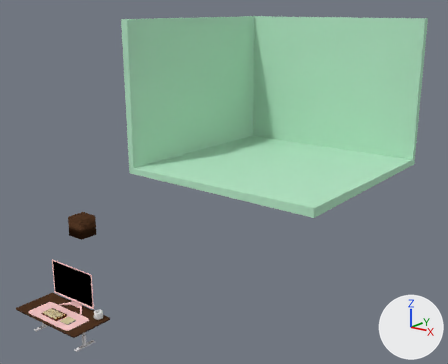
What one commit did to the Blender file Room.blend.
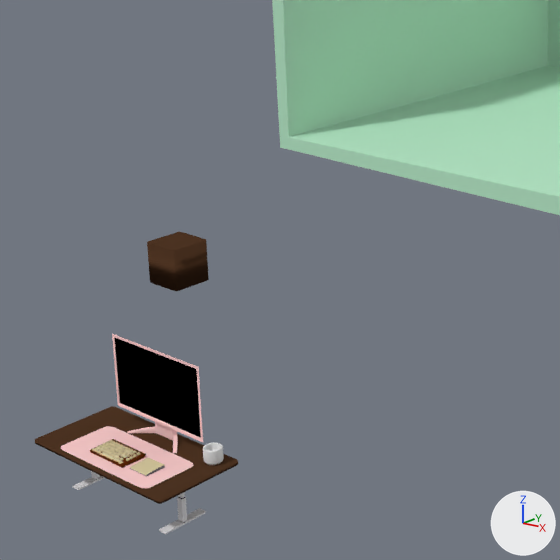
Each version appears first whole from a camera (50 mm lens) standing at (42.2, -28.5, 27.1) and looking at (-0.4, 26.4, 7.4), and next in a close-up on the part from 0% to 58% of the width and 29% to 100% of the height. The axes (+X, +Y, +Z) are drawn at lower right. The lights are the same throughout.

The older version as bpy lines, for what is in view:
```python
ob_cube_003 = bpy.data.objects.new('Cube.003', me_cube_005)
ob_cube_003.location = (-2.02, 40.07, 20.1)
ob_cube_003.scale = (-13.5, -13.5, -13.5)
ob_mat = bpy.data.objects.new('Mat', me_cube_006)
ob_mat.location = (2.53, 0.06, 2.2)
ob_mat.scale = (2.67, 1.23, 0.00688)
ob_monitor = bpy.data.objects.new('Monitor', me_cube_002)
ob_monitor.location = (0.92, 2.39, 3.92)
ob_monitor.scale = (1.9, -0.288, 1.9)
ob_pot = bpy.data.objects.new('Pot', me_cylinder_001)
ob_pot.location = (5.51, 1.84, 2.65)
ob_pot.scale = (0.378, 0.378, 0.378)
ob_table_feet = bpy.data.objects.new('Table Feet', me_cube_003)
ob_table_feet.location = (-0.31, 0.58, 0.05)
ob_table_feet.scale = (0.192, 0.984, 0.0359)
ob_table_leg = bpy.data.objects.new('Table Leg', me_cube_004)
ob_table_leg.location = (-0.32, 0.57, 1.06)
ob_table_leg.scale = (-0.131, -0.107, 0.968)
ob_table_top = bpy.data.objects.new('Table Top', me_cube)
ob_table_top.location = (2.36, 0.59, 2.11)
ob_table_top.scale = (3.87, 1.92, 0.07)
```
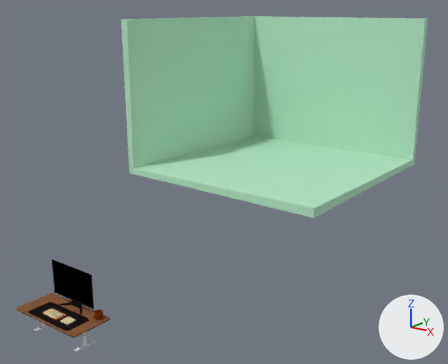
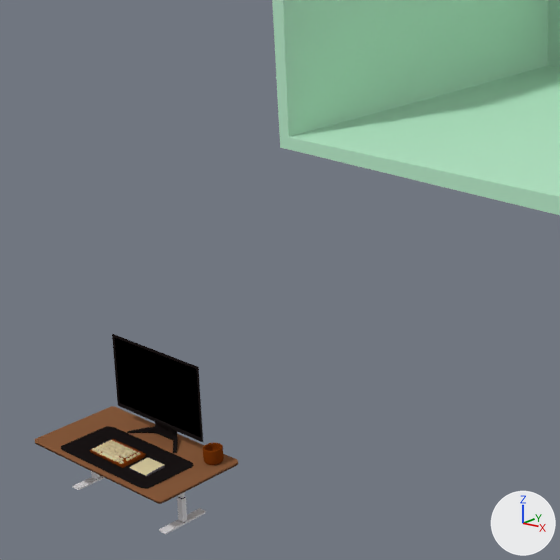
Commit message: Change Colour of 3D Element

Changed parts and their boxes [x1, y1, x2, y2] in the close-ups (560 x 560 px):
```json
{"object": "Table Top", "change": "recoloured, reshaped", "before": [35, 232, 238, 504], "after": [35, 406, 238, 504], "on screen": "64% shorter"}
{"object": "Monitor", "change": "recoloured", "before": [112, 334, 203, 453], "after": [112, 334, 203, 453], "on screen": "pink to black"}
{"object": "Mat", "change": "recoloured", "before": [61, 426, 194, 489], "after": [61, 426, 194, 489], "on screen": "pink to black"}
{"object": "Pot", "change": "recoloured", "before": [203, 443, 224, 465], "after": [203, 443, 224, 465], "on screen": "grey to brown"}
{"part": 1, "of": "me_cube", "change": "deleted", "before": [147, 232, 209, 291], "on screen": "brown"}
```

Scene script edits in JSON lines:
```json
{"op": "set", "path": "mat_table_top_002.base_color", "old": "(0.08, 0.0361, 0.0173)", "new": "(0.246, 0.104, 0.0459)", "note": "brown #503524 -> brown #885b3c"}
{"op": "set", "path": "mat_material_002.base_color", "old": "(1.0, 0.624, 0.624)", "new": "(0.011, 0.00802, 0.00802)", "note": "pink #ffcfcf -> black #1b1616"}
{"op": "set", "path": "mat_material_004.base_color", "old": "(1.0, 0.624, 0.624)", "new": "(0.011, 0.00802, 0.00802)", "note": "pink #ffcfcf -> black #1b1616"}
{"block": "me_cylinder_001", "where": "me_cylinder_001.from_pydata(...)  # 80 vertices, 66 faces; spans x -1.0..1.0, y -1.0..1.0, z -1.24..0.44"}
{"op": "add", "block": "me_cylinder_001", "code": "me_cylinder_001.materials.append(mat_material_006)  # brown #5a2807"}
{"block": "me_cube", "where": "me_cube.from_pydata(...)  # 192 vertices, 196 faces; spans x -2.4..1.0, y -1.0..5.3, z -1.0..63.4"}
{"block": "me_cube", "where": "# used by ob_table_top; location = (2.36, 0.59, 2.11); scale = (3.87, 1.92, 0.07)"}
{"block": "me_cube", "change": "me_cube part 1: the loose piece of 96 vertices spanning x -2.4..-1.8, y 4.3..5.3, z 34.8..63.4 is deleted"}
```
